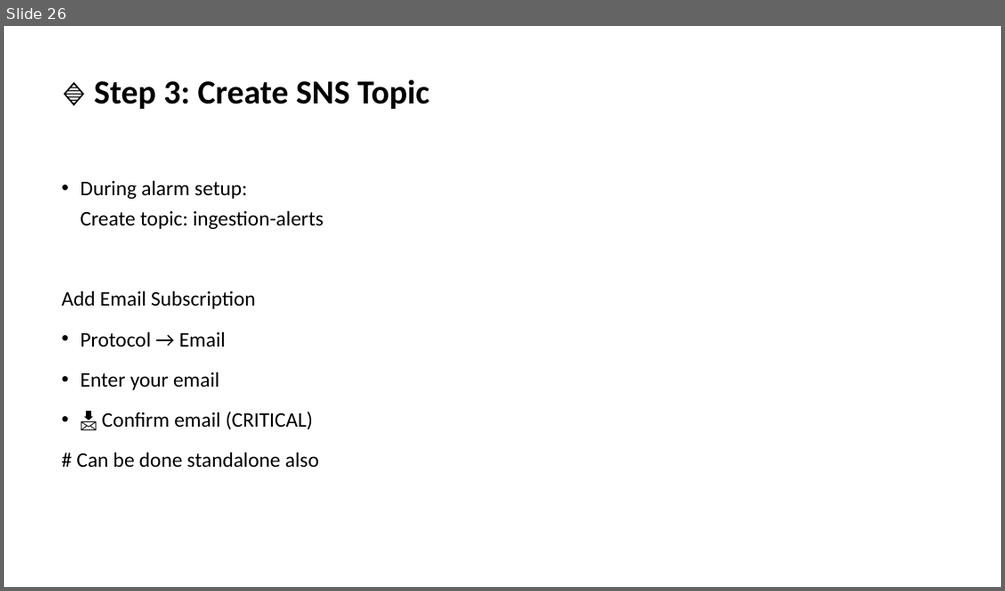
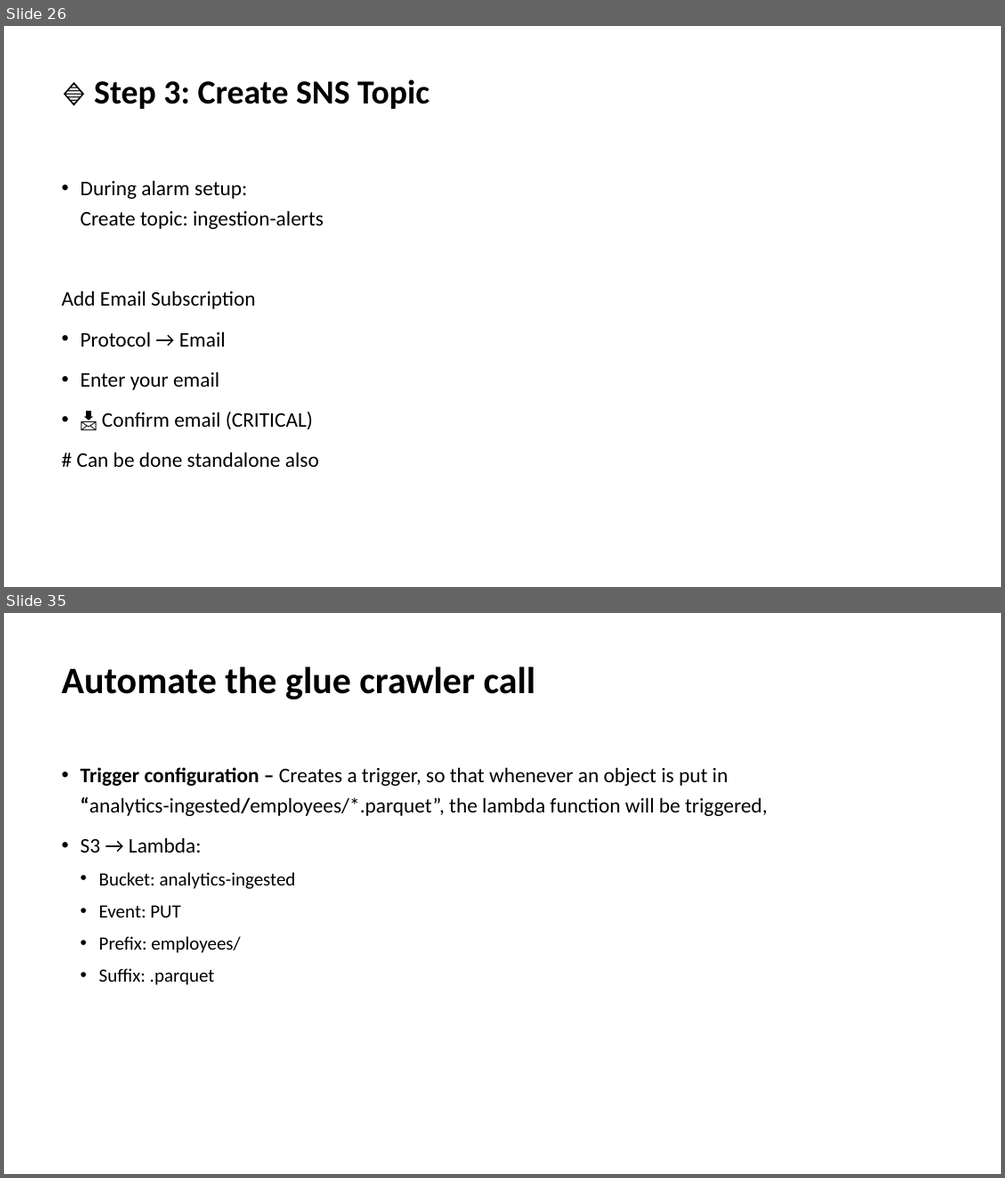
Before and after one commit to sabyasachisome/data_engineering_workshop, a slide deck: data_engineering_workshop.pptx. Shown one above the other, each under a label of ours: slide 26 before the commit, slides 26 and 35 after it; the slides between them are not shown. The pictures are 1005x591 and 1005x1178 pixels, drawn with LibreOffice and Linux fonts; fonts in the diff are those of the drawing. Boxes give left, top, right and bottom in pixels: in the first picture for what was removed or moved away, otherwise in the second. Text is boxed around its words. In the diff, an @@ line names an element or a change of style, - is before the commit and + after.

```diff
--- a/data_engineering_workshop.pptx
+++ b/data_engineering_workshop.pptx
@@ slide 35 added at bbox=[4, 613, 1001, 1174], background #FFFFFF @@
@@ title added at bbox=[62, 666, 536, 699], 36 pt, text #000000, bold @@
+Automate the glue crawler call
@@ text added at bbox=[81, 767, 768, 985], 20 pt, text #000000 @@
+• Trigger configuration – Creates a trigger, so that whenever an object is put in “analytics-ingested/employees/*.parquet”, the lambda function will be triggered,
+• S3 → Lambda:
+  • Bucket: analytics-ingested
+  • Event: PUT
+  • Prefix: employees/
+  • Suffix: .parquet
```
Also in this commit, not shown: 11 other slides added.
